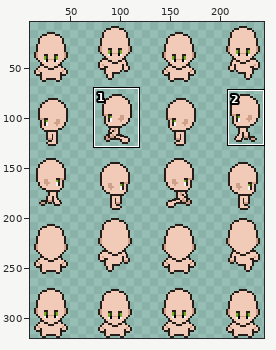
Sprite sheet: public/assets/sp15.png. The picture above shows the old version from afar; the outline marks the close-up.
Close-up. Earlier state:
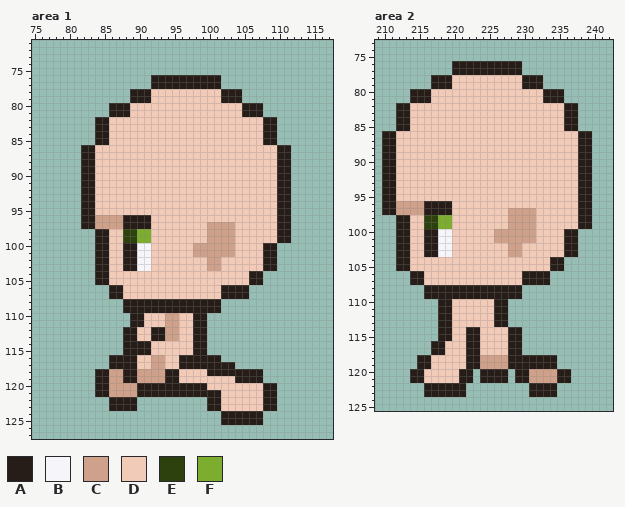
The file is 256x320 pixels. Shown: area 1: x 75..117, y 71..127; area 2: x 209..242, y 73..125. The wide view leaves out empty margins. The commit also changed other parts of the picture, which this record leaves out.
Palette (. is transparent): A #261d18  B #f5f5fa  C #d0a18a  D #f2cbb8  E #2d410e  F #7cad2f
The same view after the edit:
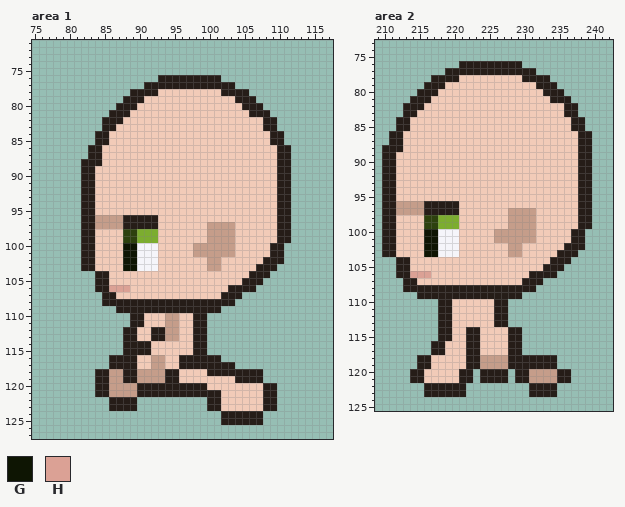
Colours new in this view: G #0e1503  H #dba195
The edit:
@@ palette @@
-C #d0a18a
+C #c59d8a
--- area 1
@@ x 75..117 @@
  75 ...........................................
- 76 .................AAAAAAAAAA................
- 77 .................AAAAAAAAAA................
- 78 ..............AAADDDDDDDDDDAAA.............
- 79 ..............AAADDDDDDDDDDAAA.............
- 80 ...........AAADDDDDDDDDDDDDDDDAAA..........
- 81 ...........AAADDDDDDDDDDDDDDDDAAA..........
- 82 .........AADDDDDDDDDDDDDDDDDDDDDDAA........
- 83 .........AADDDDDDDDDDDDDDDDDDDDDDAA........
- 84 .........AADDDDDDDDDDDDDDDDDDDDDDAA........
- 85 .........AADDDDDDDDDDDDDDDDDDDDDDAA........
- 86 .......AADDDDDDDDDDDDDDDDDDDDDDDDDDAA......
- 87 .......AADDDDDDDDDDDDDDDDDDDDDDDDDDAA......
- 88 .......AADDDDDDDDDDDDDDDDDDDDDDDDDDAA......
+ 76 ..................AAAAAAAAA................
+ 77 ................AAAAAAAAAAAAA..............
+ 78 ..............AAAADDDDDDDDDAAAA............
+ 79 .............AAADDDDDDDDDDDDDAAA...........
+ 80 ............AAADDDDDDDDDDDDDDDAAA..........
+ 81 ...........AAADDDDDDDDDDDDDDDDDAAA.........
+ 82 ..........AAADDDDDDDDDDDDDDDDDDDDAA........
+ 83 ..........AADDDDDDDDDDDDDDDDDDDDDAA........
+ 84 .........AADDDDDDDDDDDDDDDDDDDDDDDAA.......
+ 85 .........AADDDDDDDDDDDDDDDDDDDDDDDAA.......
+ 86 ........AADDDDDDDDDDDDDDDDDDDDDDDDDAA......
+ 87 ........AADDDDDDDDDDDDDDDDDDDDDDDDDAA......
+ 88 .......AAADDDDDDDDDDDDDDDDDDDDDDDDDAA......
  89 .......AADDDDDDDDDDDDDDDDDDDDDDDDDDAA......
@@ x 75..117 @@
  95 .......AADDDDDDDDDDDDDDDDDDDDDDDDDDAA......
- 96 .......AACCCCAAAADDDDDDDDDDDDDDDDDDAA......
- 97 .......AACCCCAAAADDDDDDDDCCCCDDDDDDAA......
- 98 .........AADDEEFFDDDDDDDDCCCCDDDDDDAA......
- 99 .........AADDEEFFDDDDDDDDCCCCDDDDDDAA......
-100 .........AADDAABBDDDDDDCCCCCCDDDDAA........
-101 .........AADDAABBDDDDDDCCCCCCDDDDAA........
-102 .........AADDAABBDDDDDDDDCCDDDDDDAA........
-103 .........AADDAABBDDDDDDDDCCDDDDDDAA........
-104 .........AADDDDDDDDDDDDDDDDDDDDAA..........
-105 .........AADDDDDDDDDDDDDDDDDDDDAA..........
-106 ...........AADDDDDDDDDDDDDDAAAA............
-107 ...........AADDDDDDDDDDDDDDAAAA............
-108 .............AAAAAAAAAAAAAA................
-109 .............AAAAAAAAAAAAAA................
+ 96 .......AACCCCAAAAADDDDDDDDDDDDDDDDDAA......
+ 97 .......AACCCCAAAAADDDDDDDCCCCDDDDDDAA......
+ 98 .......AADDDDEEFFFDDDDDDDCCCCDDDDDDAA......
+ 99 .......AADDDDEEFFFDDDDDDDCCCCDDDDDDAA......
+100 .......AADDDDGGBBBDDDDDCCCCCCDDDDDAA.......
+101 .......AADDDDGGBBBDDDDDCCCCCCDDDDDAA.......
+102 .......AADDDDGGBBBDDDDDDDCCDDDDDDAAA.......
+103 .......AADDDDGGBBBDDDDDDDCCDDDDDAAA........
+104 .........AADDDDDDDDDDDDDDDDDDDDAAA.........
+105 .........AADDDDDDDDDDDDDDDDDDDAAA..........
+106 .........AAHHHDDDDDDDDDDDDDDAAAA...........
+107 ..........AADDDDDDDDDDDDDDDAAA.............
+108 ..........AAAAAAAAAAAAAAAAAAA..............
+109 ............AAAAAAAAAAAAAAA................
 110 ..............AADDDCCDDAA..................
--- area 2
@@ x 209..242 @@
  75 ..................................
- 76 ...........AAAAAAAAAA.............
- 77 ...........AAAAAAAAAA.............
- 78 ........AAADDDDDDDDDDAAA..........
- 79 ........AAADDDDDDDDDDAAA..........
- 80 .....AAADDDDDDDDDDDDDDDDAAA.......
- 81 .....AAADDDDDDDDDDDDDDDDAAA.......
- 82 ...AADDDDDDDDDDDDDDDDDDDDDDAA.....
- 83 ...AADDDDDDDDDDDDDDDDDDDDDDAA.....
- 84 ...AADDDDDDDDDDDDDDDDDDDDDDAA.....
- 85 ...AADDDDDDDDDDDDDDDDDDDDDDAA.....
- 86 .AADDDDDDDDDDDDDDDDDDDDDDDDDDAA...
- 87 .AADDDDDDDDDDDDDDDDDDDDDDDDDDAA...
- 88 .AADDDDDDDDDDDDDDDDDDDDDDDDDDAA...
+ 76 ............AAAAAAAAA.............
+ 77 ..........AAAAAAAAAAAAA...........
+ 78 ........AAAADDDDDDDDDAAAA.........
+ 79 .......AAADDDDDDDDDDDDDAAA........
+ 80 ......AAADDDDDDDDDDDDDDDAAA.......
+ 81 .....AAADDDDDDDDDDDDDDDDDAAA......
+ 82 ....AAADDDDDDDDDDDDDDDDDDDDAA.....
+ 83 ....AADDDDDDDDDDDDDDDDDDDDDAA.....
+ 84 ...AADDDDDDDDDDDDDDDDDDDDDDDAA....
+ 85 ...AADDDDDDDDDDDDDDDDDDDDDDDAA....
+ 86 ..AADDDDDDDDDDDDDDDDDDDDDDDDDAA...
+ 87 ..AADDDDDDDDDDDDDDDDDDDDDDDDDAA...
+ 88 .AAADDDDDDDDDDDDDDDDDDDDDDDDDAA...
  89 .AADDDDDDDDDDDDDDDDDDDDDDDDDDAA...
@@ x 209..242 @@
  95 .AADDDDDDDDDDDDDDDDDDDDDDDDDDAA...
- 96 .AACCCCAAAADDDDDDDDDDDDDDDDDDAA...
- 97 .AACCCCAAAADDDDDDDDCCCCDDDDDDAA...
- 98 ...AADDEEFFDDDDDDDDCCCCDDDDDDAA...
- 99 ...AADDEEFFDDDDDDDDCCCCDDDDDDAA...
-100 ...AADDAABBDDDDDDCCCCCCDDDDAA.....
-101 ...AADDAABBDDDDDDCCCCCCDDDDAA.....
-102 ...AADDAABBDDDDDDDDCCDDDDDDAA.....
-103 ...AADDAABBDDDDDDDDCCDDDDDDAA.....
-104 ...AADDDDDDDDDDDDDDDDDDDDAA.......
-105 ...AADDDDDDDDDDDDDDDDDDDDAA.......
-106 .....AADDDDDDDDDDDDDDAAAA.........
-107 .....AADDDDDDDDDDDDDDAAAA.........
-108 .......AAAAAAAAAAAAAA.............
-109 .......AAAAAAAAAAAAAA.............
+ 96 .AACCCCAAAAADDDDDDDDDDDDDDDDDAA...
+ 97 .AACCCCAAAAADDDDDDDCCCCDDDDDDAA...
+ 98 .AADDDDEEFFFDDDDDDDCCCCDDDDDDAA...
+ 99 .AADDDDEEFFFDDDDDDDCCCCDDDDDDAA...
+100 .AADDDDGGBBBDDDDDCCCCCCDDDDDAA....
+101 .AADDDDGGBBBDDDDDCCCCCCDDDDDAA....
+102 .AADDDDGGBBBDDDDDDDCCDDDDDDAAA....
+103 .AADDDDGGBBBDDDDDDDCCDDDDDAAA.....
+104 ...AADDDDDDDDDDDDDDDDDDDDAAA......
+105 ...AADDDDDDDDDDDDDDDDDDDAAA.......
+106 ...AAHHHDDDDDDDDDDDDDDAAAA........
+107 ....AADDDDDDDDDDDDDDDAAA..........
+108 ....AAAAAAAAAAAAAAAAAAA...........
+109 ......AAAAAAAAAAAAAAA.............
 110 .........AADDDDDDAA...............
